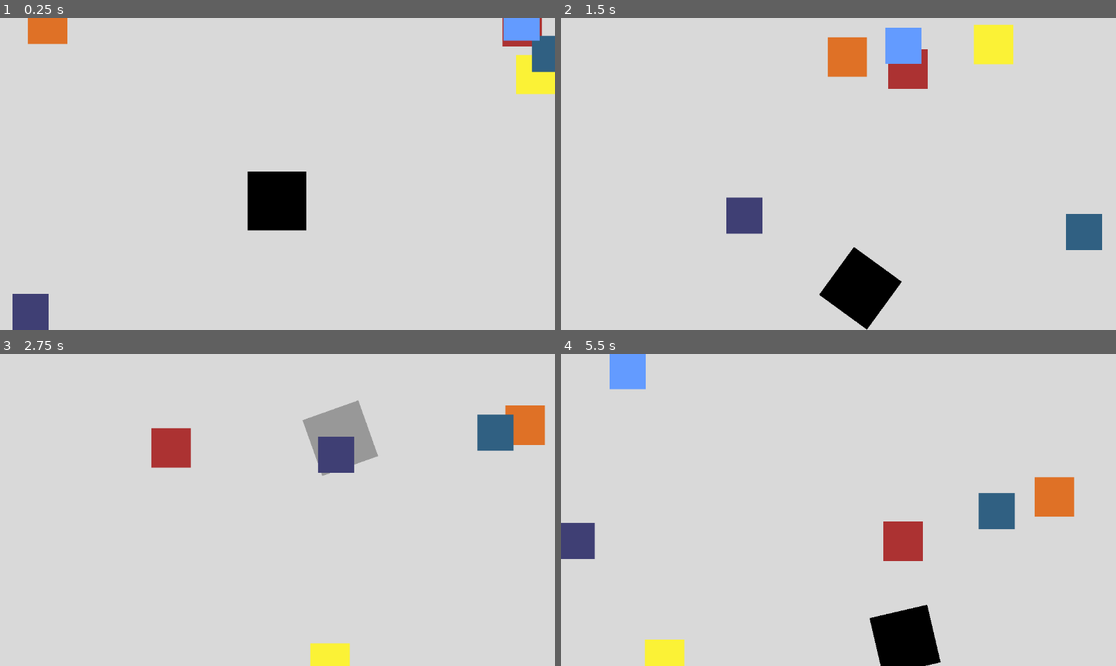
Above: before the commit, frames 1-4 (two rows, left to right).
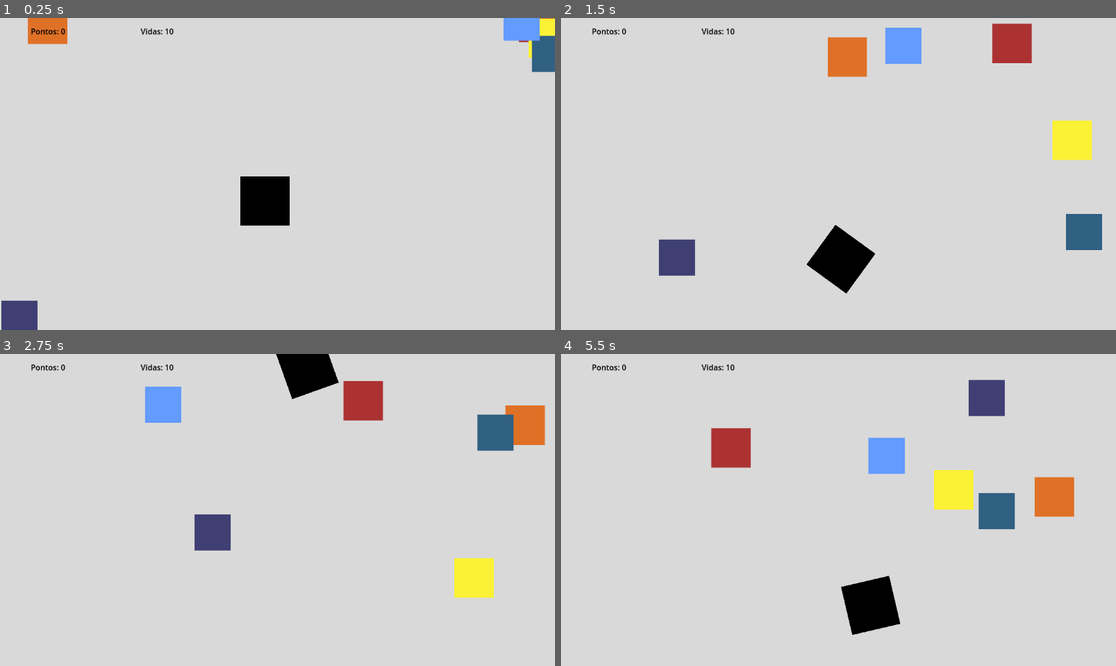
Above: after the commit, the same moments.

Repository: rodrigorgs/jogo0
Game: Godot game, scene res://jogo.tscn
Same seed, same stepped clock (60 frames per second), same inputs: the game is played once before the commit and once after it.
Inputs:
- Up to frame 1 (0.25 s): no input
- Up to frame 2 (1.5 s): hold Right (ui_right) 0.53-1.28 s; hold Left (ui_left) from 1.28 s (still down)
- Up to frame 3 (2.75 s): release Left (ui_left) at 2.03 s; hold Right (ui_right) from 2.03 s (still down)
- Up to frame 4 (5.5 s): release Right (ui_right) at 3.53 s; hold Left (ui_left) from 3.53 s (still down)

The runs differ from the first frame. In frame 1, 2.7% of the frame differs, in the area x 0-100%, y 0-100%; in frame 2, 7.0%; in frame 3, 8.0%; in frame 4, 9.4%, in the area x 0-80%, y 0-100%.

Commit message:
Add pontuação

Diff:
--- a/Scripts/entidade.gd
+++ b/Scripts/entidade.gd
@@ -7,8 +7,8 @@
 var direction := Vector2(0, 0)
 
 @export var velocidade: float = 300
-@export var dano: int = 0
-@export var pontos: int = 0
+@export var dano: int = 1
+@export var pontos: int = 10
 @export_file("*.png", "*.jpg", "*.jpeg", "*.webm") var imagem: String = "res://Imagens/inimigo1.png":
 	set(value):
 		imagem = value
@@ -53,10 +53,10 @@
 func _on_area_entered(area: Area2D) -> void:
 	hide()
 	$CollisionShape2D.set_deferred("disabled", true)
-	hit.emit()
+	hit.emit(self)
 	$RespawnTimer.start()
 
-func _on_hit() -> void:
+func _on_hit(node: Entidade) -> void:
 	$AudioStreamPlayer2D.play()
 
 func _on_respawn_timer_timeout() -> void:
--- a/Scripts/jogador.gd
+++ b/Scripts/jogador.gd
@@ -31,10 +31,12 @@
 
 
 func _on_area_entered(area: Area2D) -> void:
-	$RespawnTimer.start()
-	$Sprite2D.self_modulate.a = 0.3
+	if area.dano > 0:
+		$RespawnTimer.start()
+		$Sprite2D.self_modulate.a = 0.3
+		$CollisionShape2D.set_deferred("disabled", true)
 	hit.emit()
-	$CollisionShape2D.set_deferred("disabled", true)
+
 
 func _on_respawn_timer_timeout() -> void:
 	$Sprite2D.self_modulate.a = 1.0
--- /dev/null
+++ b/Scripts/jogo.gd
@@ -0,0 +1,24 @@
+extends Node2D
+
+var entidades: Array[Node]
+@export var pontos := 0
+@export var vidas := 10
+
+func _ready():
+	$Jogador.scale = Vector2(0.8, 0.8)
+	entidades = $Entidades.get_children()
+	for entidade in entidades:
+		entidade.hit.connect(_on_hit)
+	_atualiza_hud()
+
+func _on_hit(entidade: Entidade):
+	vidas -= entidade.dano
+	pontos += entidade.pontos
+	_atualiza_hud()
+	print('hitou e atualizou o HUD')
+
+func _atualiza_hud():
+	#var s = 0.8 + pontos / 100
+	#global_scale = Vector2(s, s)
+	$CanvasLayer/Pontos.text = "Pontos: %d" % [pontos]
+	$CanvasLayer/Vidas.text = "Vidas: %d" % [vidas]
--- a/jogo.tscn
+++ b/jogo.tscn
@@ -1,42 +1,77 @@
-[gd_scene load_steps=3 format=3 uid="uid://clgmwtxoy4nwu"]
+[gd_scene load_steps=4 format=3 uid="uid://clgmwtxoy4nwu"]
 
 [ext_resource type="PackedScene" uid="uid://dwfwonarnf7lc" path="res://Prefabs/entidade.tscn" id="1_kxg5b"]
+[ext_resource type="Script" uid="uid://dlpdxblcvc2cc" path="res://Scripts/jogo.gd" id="1_yq54j"]
 [ext_resource type="PackedScene" uid="uid://bycyfxdm2obs7" path="res://Prefabs/jogador.tscn" id="2_evvns"]
 
 [node name="Jogo" type="Node2D"]
+script = ExtResource("1_yq54j")
 
 [node name="Jogador" parent="." instance=ExtResource("2_evvns")]
 position = Vector2(500, 380)
 scale = Vector2(0.959999, 0.959999)
+speed = 200
 
-[node name="Inimigo1" parent="." instance=ExtResource("1_kxg5b")]
+[node name="Entidades" type="Node" parent="."]
+
+[node name="Inimigo1" parent="Entidades" instance=ExtResource("1_kxg5b")]
 scale = Vector2(0.32, 0.32)
+velocidade = 150.0
+pontos = 0
 imagem = "uid://btft24c627uj0"
 som = "res://Audio/inimigo1.wav"
 
-[node name="Inimigo2" parent="." instance=ExtResource("1_kxg5b")]
+[node name="Inimigo2" parent="Entidades" instance=ExtResource("1_kxg5b")]
 scale = Vector2(0.32, 0.32)
 velocidade = 400.0
+dano = 2
+pontos = 0
 imagem = "uid://cgpwqabrlnvk2"
 som = "res://Audio/inimigo1.wav"
 
-[node name="Inimigo3" parent="." instance=ExtResource("1_kxg5b")]
+[node name="Inimigo3" parent="Entidades" instance=ExtResource("1_kxg5b")]
 scale = Vector2(0.32, 0.32)
-velocidade = 500.0
+velocidade = 180.0
+dano = 3
+pontos = 0
 imagem = "uid://cnr1s65fmlre5"
 som = "res://Audio/inimigo1.wav"
 
-[node name="Item1" parent="." instance=ExtResource("1_kxg5b")]
+[node name="Item1" parent="Entidades" instance=ExtResource("1_kxg5b")]
 scale = Vector2(0.293528, 0.293528)
+velocidade = 190.0
+dano = 0
 imagem = "uid://c285lb0gaua7h"
 som = "res://Audio/inimigo1.wav"
 
-[node name="Item2" parent="." instance=ExtResource("1_kxg5b")]
+[node name="Item2" parent="Entidades" instance=ExtResource("1_kxg5b")]
 scale = Vector2(0.293528, 0.293528)
+dano = 0
+pontos = 20
 imagem = "uid://b3rh1x8l6gb1s"
 som = "res://Audio/inimigo1.wav"
 
-[node name="Item3" parent="." instance=ExtResource("1_kxg5b")]
+[node name="Item3" parent="Entidades" instance=ExtResource("1_kxg5b")]
 scale = Vector2(0.293528, 0.293528)
+dano = 0
+pontos = 30
 imagem = "uid://bkxlspdrsmpko"
 som = "res://Audio/inimigo1.wav"
+
+[node name="CanvasLayer" type="CanvasLayer" parent="."]
+
+[node name="Pontos" type="Label" parent="CanvasLayer"]
+offset_left = 64.0
+offset_top = 16.0
+offset_right = 104.0
+offset_bottom = 39.0
+theme_override_colors/font_color = Color(0, 0, 0, 1)
+text = "0"
+
+[node name="Vidas" type="Label" parent="CanvasLayer"]
+offset_left = 292.0
+offset_top = 16.0
+offset_right = 332.0
+offset_bottom = 39.0
+theme_override_colors/font_color = Color(0, 0, 0, 1)
+text = "0"
Not shown, added: Scripts/jogo.gd.uid
